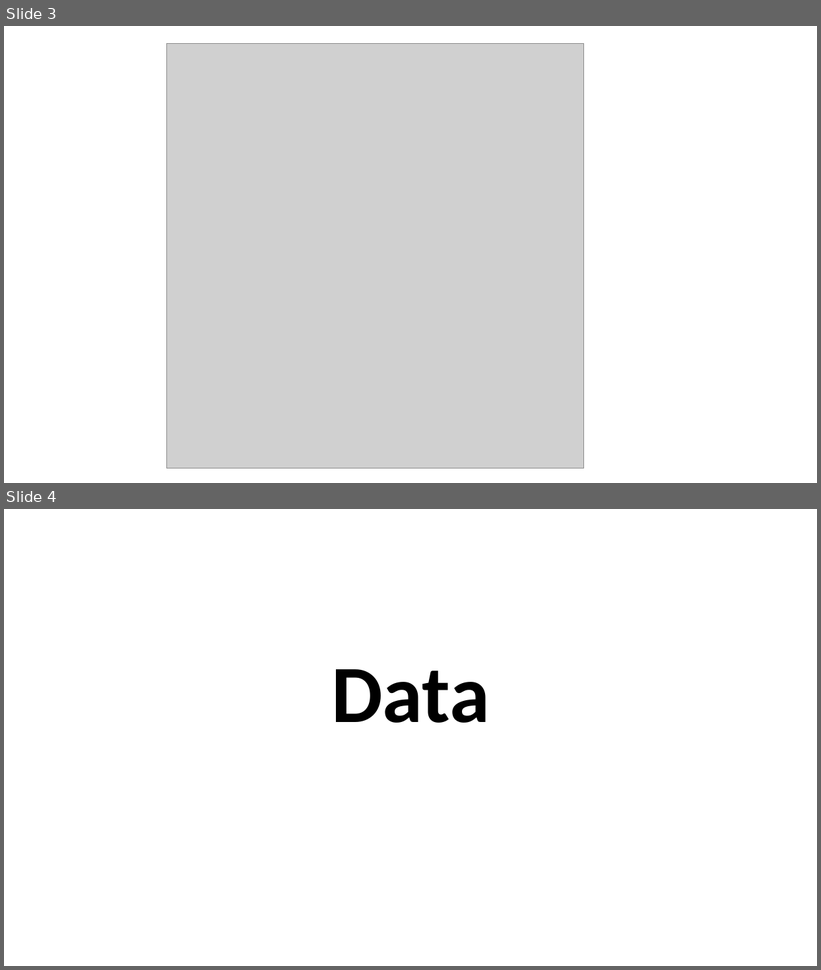
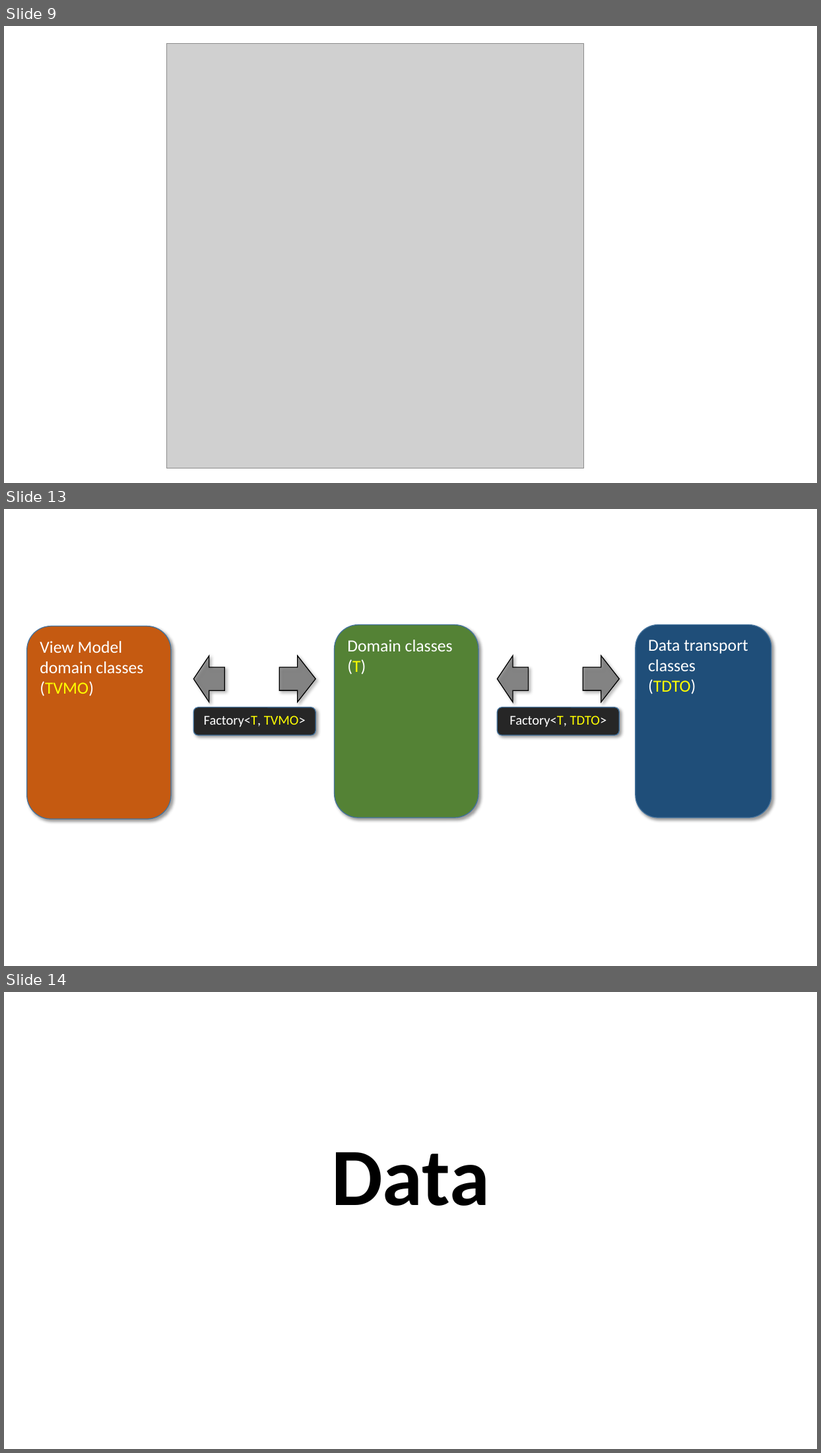
Before and after one commit to perl-easj/Teaching-materials, a slide deck: CSharpProgramming/Presentations/MVVMStarter Class Library.pptx. Shown one above the other, each under a label of ours: slides 3 and 4 before the commit, slides 9, 13 and 14 after it; the slides between them are not shown. The pictures are 821x970 and 821x1453 pixels, drawn with LibreOffice and Linux fonts; fonts in the diff are those of the drawing; grey boxes stand for pictures. Boxes give left, top, right and bottom in pixels: in the first picture for what was removed or moved away, otherwise in the second. Text is boxed around its words. In the diff, an @@ line names an element or a change of style, - is before the commit and + after.

```diff
--- a/CSharpProgramming/Presentations/MVVMStarter Class Library.pptx
+++ b/CSharpProgramming/Presentations/MVVMStarter Class Library.pptx
@@ slide 13 added at bbox=[4, 509, 817, 966], background #FFFFFF @@
@@ rounded rectangle added at bbox=[27, 626, 171, 819], fill #C55A11, outline #43739E 1 pt, 20 pt, text #FFFFFF @@
+View Model
+domain classes
+(TVMO)
@@ rounded rectangle added at bbox=[335, 625, 479, 819], fill #548235, outline #43739E 1 pt, 20 pt, text #FFFFFF @@
+Domain classes
+(T)
@@ rounded rectangle added at bbox=[636, 625, 772, 819], fill #1F4E79, outline #43739E 1 pt, 20 pt, text #FFFFFF @@
+Data transport classes
+(TDTO)
@@ right arrow added at bbox=[193, 656, 225, 702], fill #595959 at 60% opacity, outline #000000 1 pt @@
@@ right arrow added at bbox=[280, 656, 316, 702], fill #595959 at 60% opacity, outline #000000 1 pt @@
@@ right arrow added at bbox=[498, 656, 529, 702], fill #595959 at 60% opacity, outline #000000 1 pt @@
@@ right arrow added at bbox=[583, 656, 620, 702], fill #595959 at 60% opacity, outline #000000 1 pt @@
@@ rounded rectangle added at bbox=[193, 707, 316, 735], fill #262626, outline #43739E 1 pt, 16 pt, text #FFFFFF @@
+Factory<T, TVMO>
@@ rounded rectangle added at bbox=[498, 707, 620, 735], fill #262626, outline #43739E 1 pt, 16 pt, text #FFFFFF @@
+Factory<T, TDTO>
@@ what was slide 3 is now slide 9 @@
@@ what was slide 4 is now slide 14 @@
```
Also in this commit, not shown: 3 slides changed, 10 other slides added, 2 other files.
